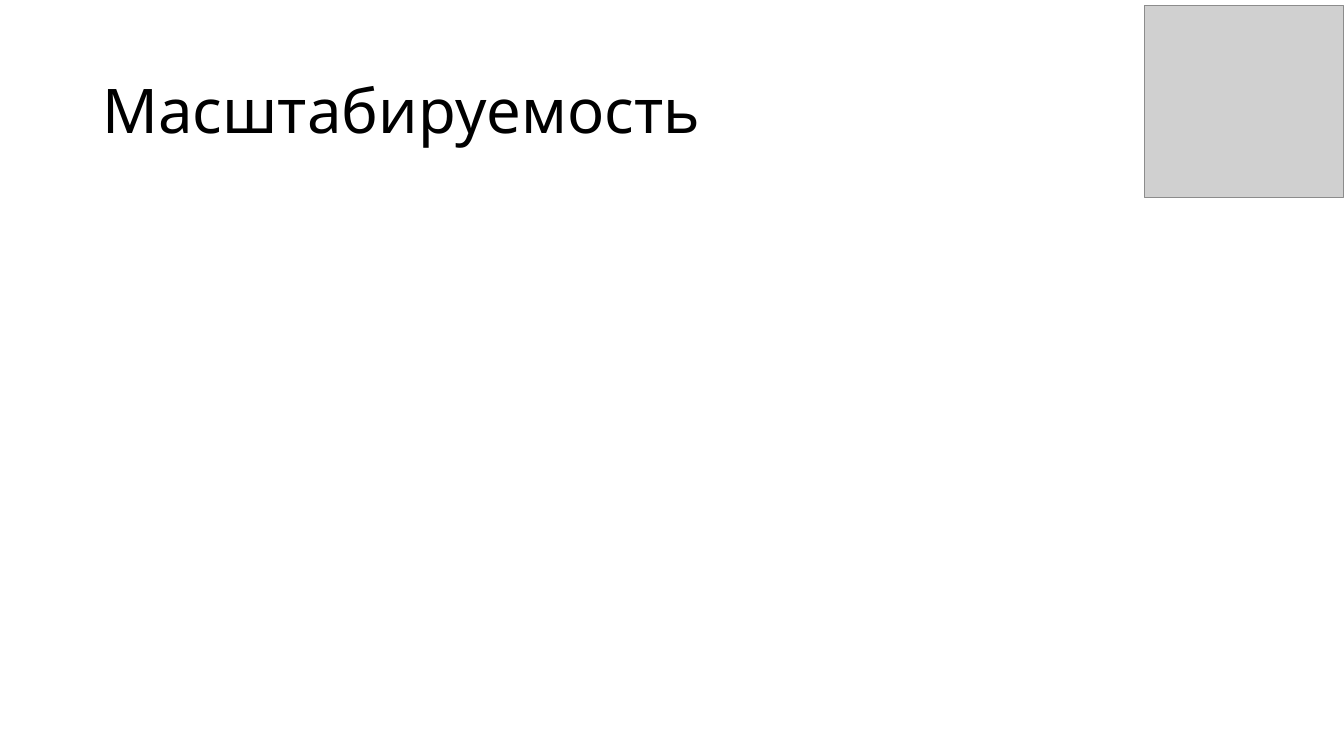
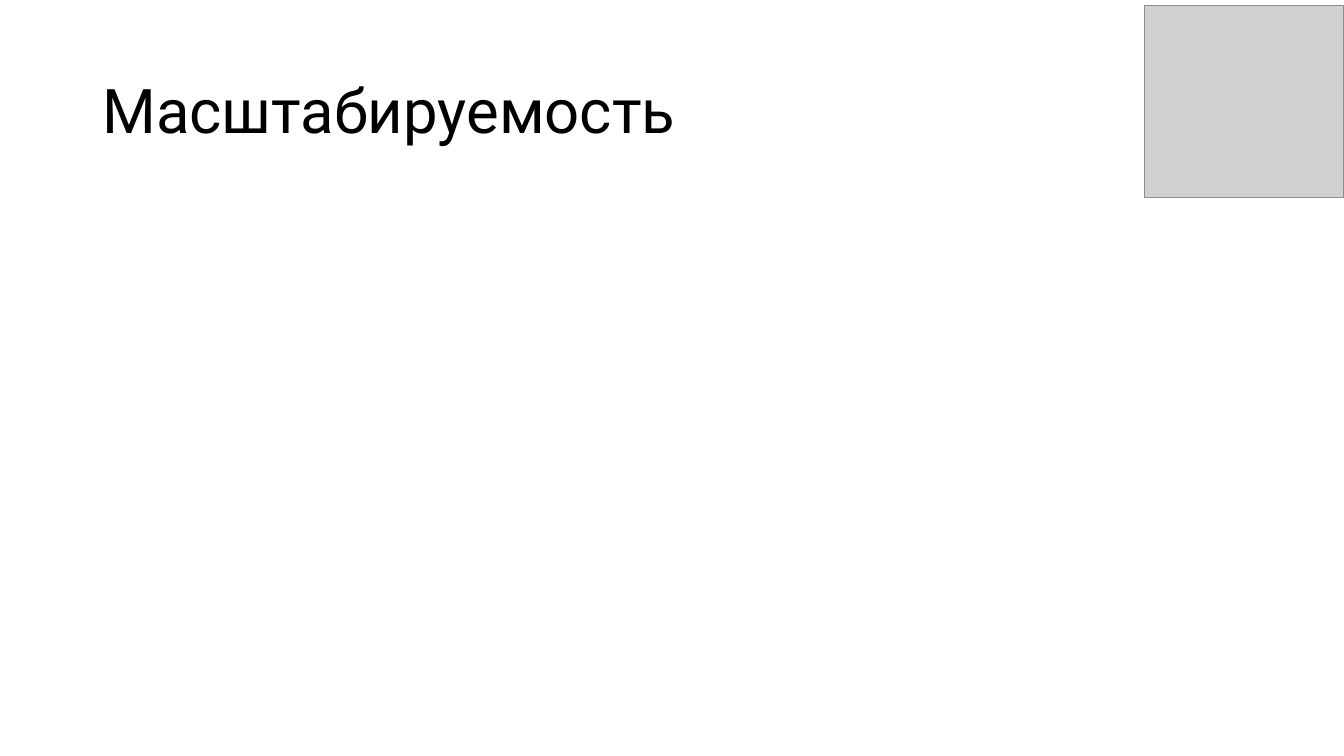
Before and after one commit to zibestr/Feedback-Analytics, a slide deck: slide 8 of presentation/protection.pptx (slide 9 before the commit). Drawn at 1344x756 pixels with LibreOffice and Linux fonts; fonts in the diff are those of the drawing; grey boxes stand for pictures. Boxes give left, top, right and bottom in pixels: in the first picture for what was removed or moved away, otherwise in the second. Text is boxed around its words. In the diff, an @@ line names an element or a change of style, - is before the commit and + after.

```diff
--- a/presentation/protection.pptx
+++ b/presentation/protection.pptx
@@ title "Масштабируемость" at (102, 86, 675, 146): font Cabin to Roboto @@
```
Also in this commit, not shown: 7 other slides changed, 1 slide added, 2 slides removed, 4 other files.
